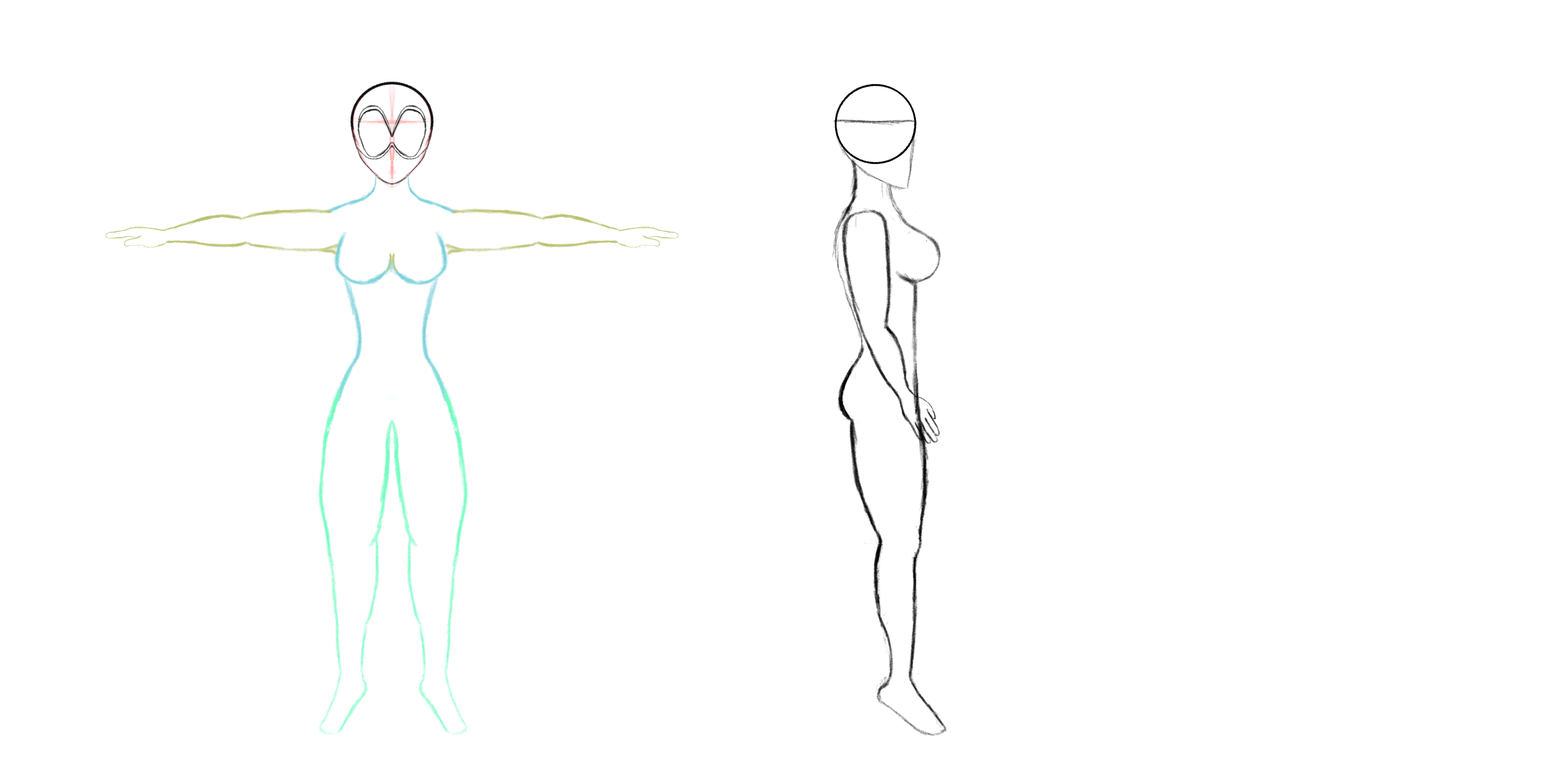
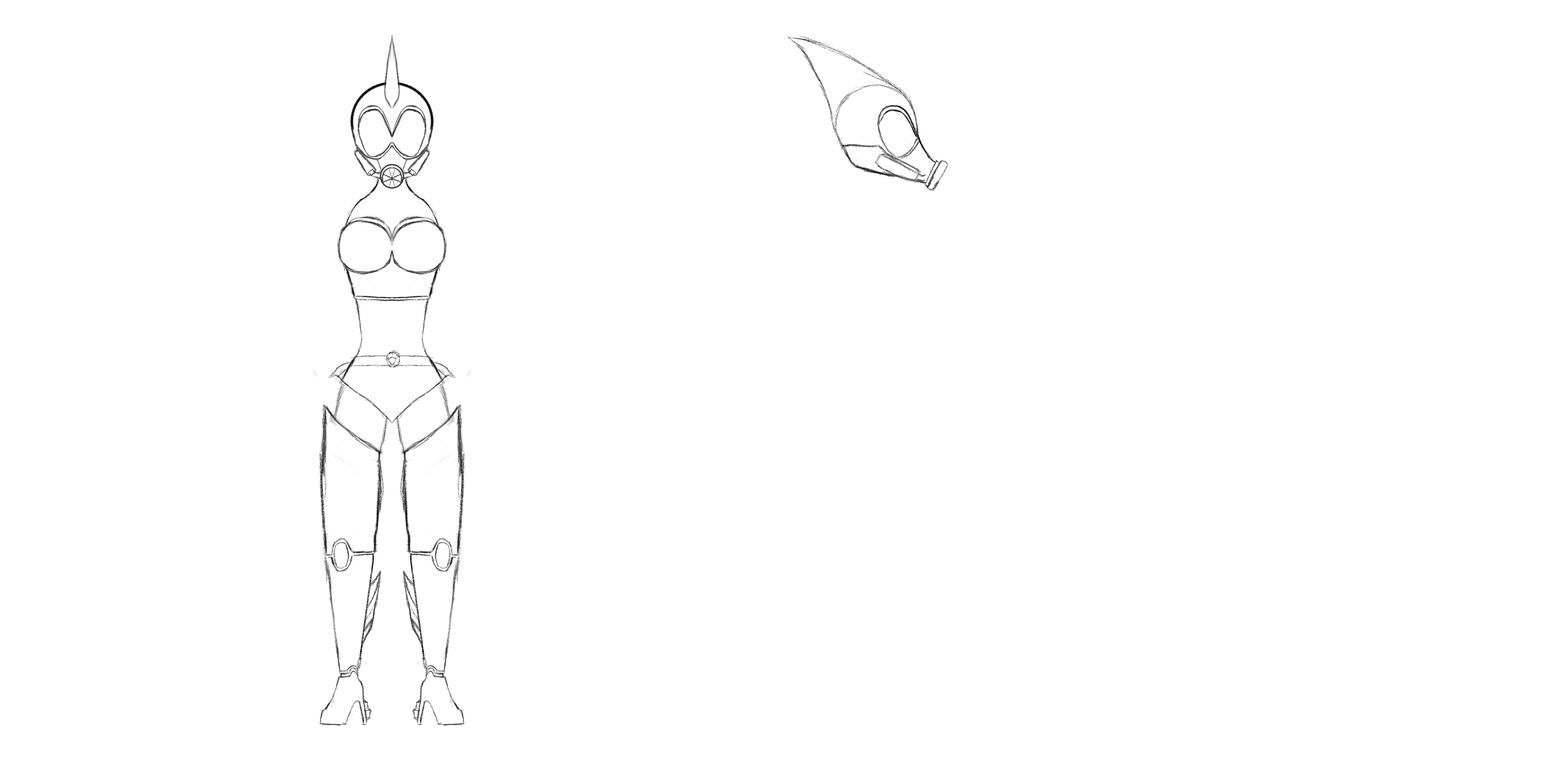
Before/after of a 1568×784 layered artwork. What changed in the layer stack:
added layer "Copy of Paint Layer 4" (1st of 2) above "Copy of Paint Layer 4" over [101, 32, 949, 319]
added group "sketch front" with 8 layers above "proportions_side" over [220, 34, 564, 736]
added layer "legs" (1st of 3, in "sketch front") in group "sketch front" over [304, 343, 480, 736]
added layer "crotch" in group "sketch front" over [319, 343, 465, 441]
added layer "torso" (1st of 3, in "sketch front") in group "sketch front" over [294, 147, 490, 368]
added layer "Copy of head_2" (1st of 3, in "sketch front") in group "sketch front" over [269, 34, 515, 270]
renamed "Copy of head" to "head_2", hid it, moved it into group "sketch front", painted on it over [269, 34, 515, 270]
hid group "proportions_side" (6 layers), opacity 100% → 48% over [804, 73, 1104, 737]
painted on "arms" (1st of 2, in "proportions_side") over [833, 196, 941, 490]
painted on "legs" (2nd of 3, in "proportions_side") over [836, 343, 948, 737]
painted on "torso" (2nd of 3, in "proportions_side") over [831, 147, 949, 441]
hid group "proportion_front" (4 layers) over [101, 73, 683, 736]
painted on "arms" (2nd of 2, in "proportion_front") over [101, 122, 683, 319]
painted on "legs" (3rd of 3, in "proportion_front") over [304, 318, 480, 736]
painted on "torso" (3rd of 3, in "proportion_front") over [294, 147, 490, 662]
painted on "head" (3rd of 3, in "proportion_front") over [318, 73, 466, 392]